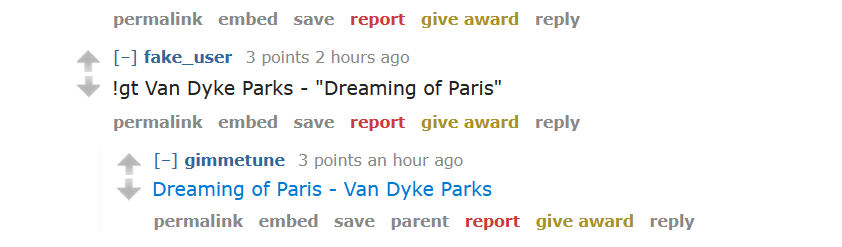
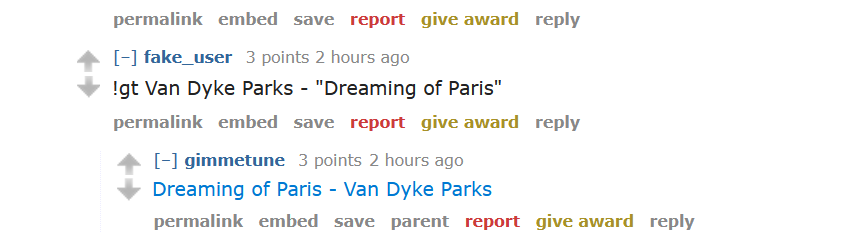
Revision of a layered 842 × 247 image; what changed, layer by layer:
painted on "gimmetune.PNG" over box(368, 153, 464, 169)
